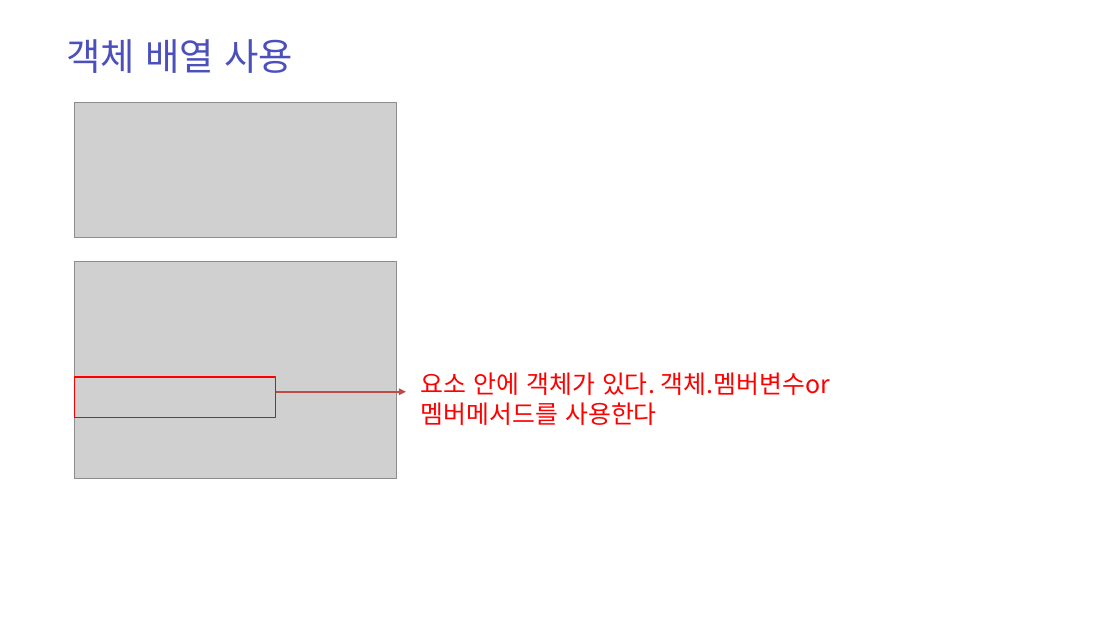
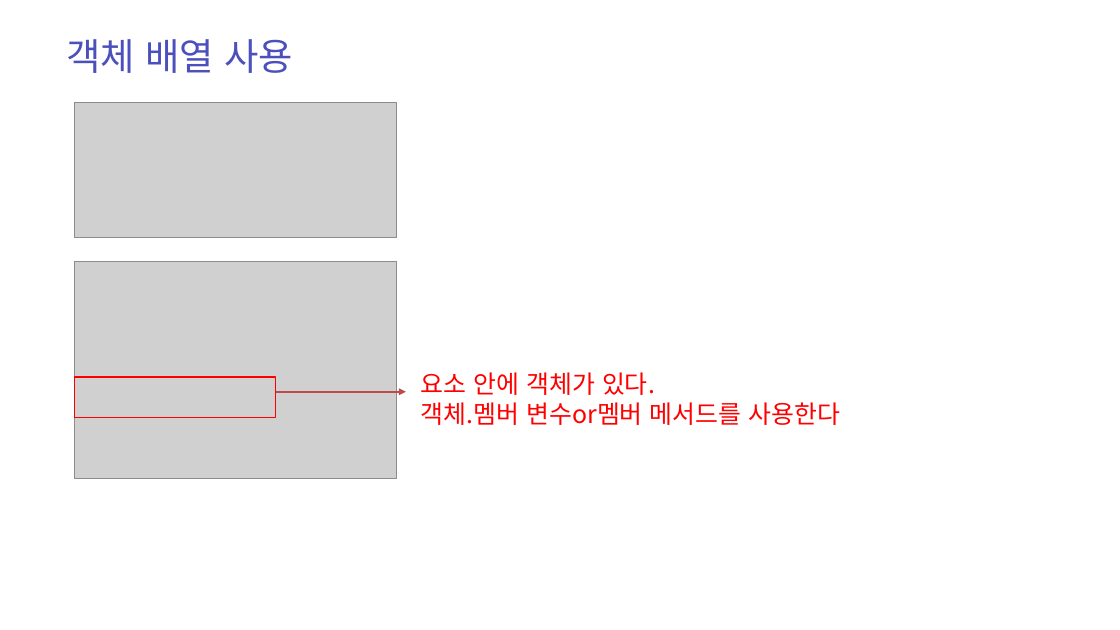
Before and after one commit to zest132/JavaLecture, a slide deck: slide 25 of JavaLecture/LectureFile/java 6강.pptx. Drawn at 1120x630 pixels with LibreOffice and Linux fonts; fonts in the diff are those of the drawing; grey boxes stand for pictures. Boxes give left, top, right and bottom in pixels: in the first picture for what was removed or moved away, otherwise in the second. Text is boxed around its words. In the diff, an @@ line names an element or a change of style, - is before the commit and + after.

```diff
--- a/JavaLecture/LectureFile/java 6강.pptx
+++ b/JavaLecture/LectureFile/java 6강.pptx
@@ text at <box>421,372,840,425</box>: text changed @@
-요소 안에 객체가 있다. 객체.멤버변수or멤버메서드를 사용한다
+요소 안에 객체가 있다.
+객체.멤버 변수or멤버 메서드를 사용한다
```
Also in this commit, not shown: 1 other slide changed, 3 other files.
